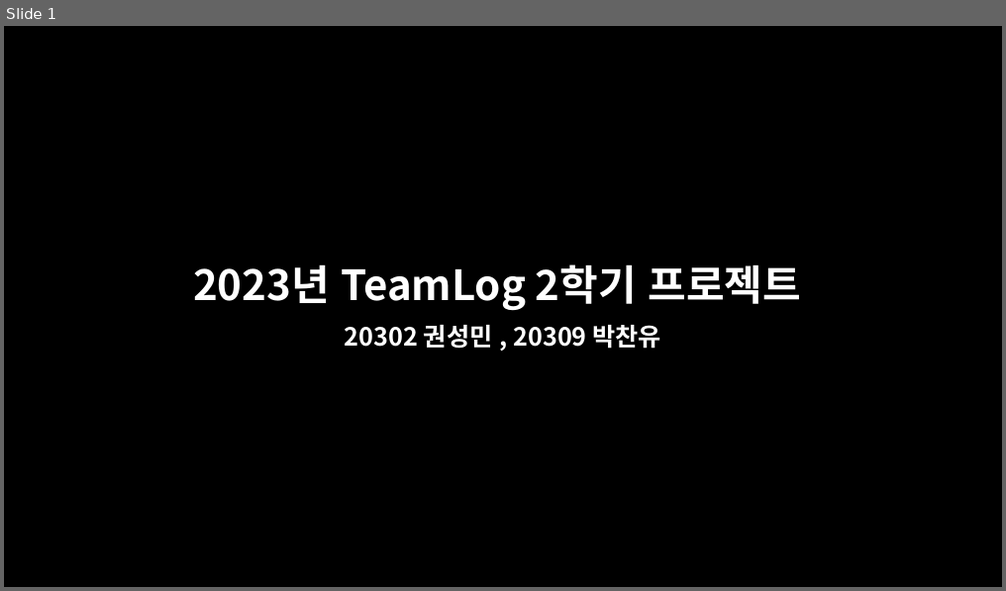
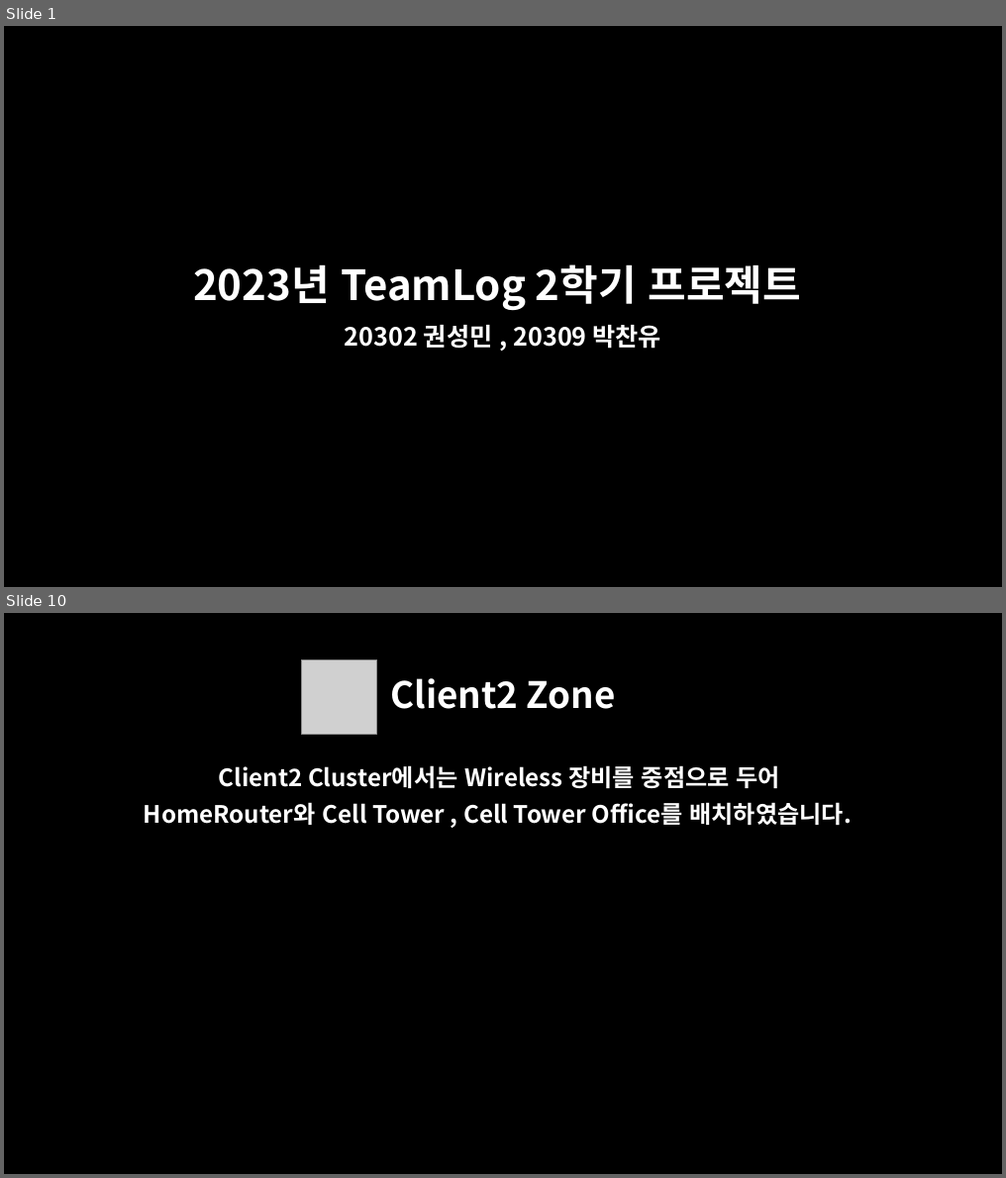
Before and after one commit to oceanwater1234/Network-Hacking, a slide deck: 2023년 TeamLog 2학기 프로젝트.pptx. Shown one above the other, each under a label of ours: slide 1 before the commit, slides 1 and 10 after it; the slides between them are not shown. The pictures are 1006x591 and 1006x1178 pixels, drawn with LibreOffice and Linux fonts; fonts in the diff are those of the drawing; grey boxes stand for pictures. Boxes give left, top, right and bottom in pixels: in the first picture for what was removed or moved away, otherwise in the second. Text is boxed around its words. In the diff, an @@ line names an element or a change of style, - is before the commit and + after.

```diff
--- a/2023년 TeamLog 2학기 프로젝트.pptx
+++ b/2023년 TeamLog 2학기 프로젝트.pptx
@@ slide 10 added at (4,613,1002,1174), background #000000 @@
@@ picture added at (302,660,377,735) @@
@@ title added at (390,678,616,709), 35 pt, text #FFFFFF, bold @@
+Client2 Zone
@@ text added at (144,765,851,826), 23 pt, text #FFFFFF, bold @@
+Client2 Cluster에서는 Wireless 장비를 중점으로 두어
+HomeRouter와 Cell Tower , Cell Tower Office를 배치하였습니다.
```
Also in this commit, not shown: 2 slides changed, 12 other slides added, 2 other files.
